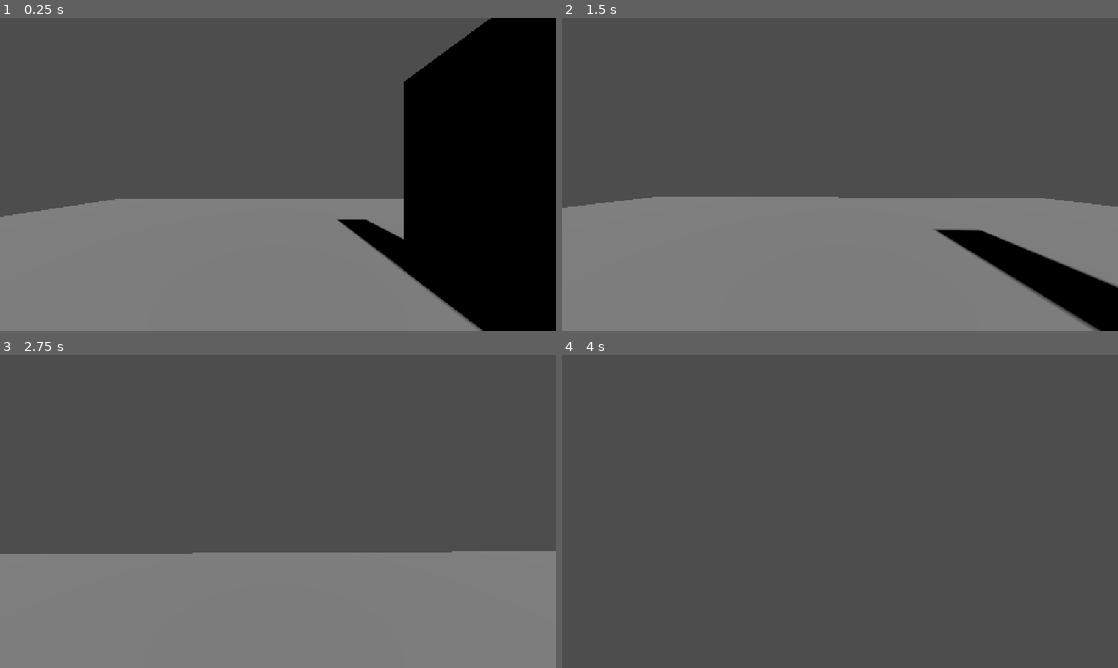
Above: before the commit, frames 1-4 (two rows, left to right).
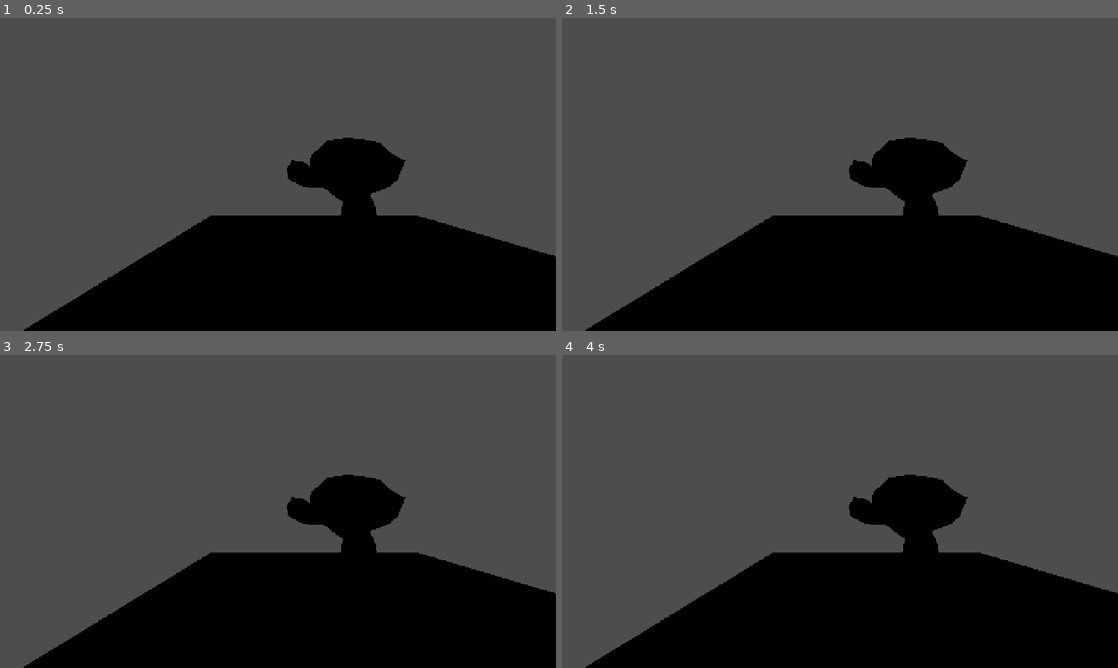
Above: after the commit, the same moments.

Repository: EvanNoelGames/godot-portal
Game: Godot game, scene res://Scenes/depth_scene.tscn
Two runs of this game, one before a commit and one after it. Both use one fixed random seed, a clock stepped at 60 frames per second and the inputs below. Before the commit the project starts from res://Scenes/player_test_scene.tscn.
Inputs (mouse positions are in pixels of both pictures, inside the frame that each line leads up to):
- Up to frame 1 (0.25 s): no input
- Up to frame 2 (1.5 s): tap Enter at 0.5 s; move the mouse to (867, 174) at 0.52 s; hold Ctrl (player_crouch) 0.53-1.28 s; hold W (player_forward) from 0.53 s (still down); tap Space (player_jump) at 0.77 s; move the mouse to (812, 174) at 1.27 s; tap Ctrl (player_crouch) at 1.35 s
- Up to frame 3 (2.75 s): keep holding W (player_forward); tap Space (player_jump) at 1.52 s; move the mouse to (289, 505) at 2.02 s; hold Ctrl (player_crouch) from 2.03 s (still down)
- Up to frame 4 (4 s): keep holding W (player_forward); tap Space (player_jump) at 2.75, 3.02, 3.77 s; move the mouse to (834, 517) at 2.77 s; release Ctrl (player_crouch) at 2.78 s; tap Ctrl (player_crouch) at 2.85 s; move the mouse to (878, 514) at 3.52 s; hold Ctrl (player_crouch) from 3.53 s (still down)

The runs differ from the first frame. In frame 1, 51% of the frame differs, in the area x 0-100%, y 0-100%; in frame 2, 42%; in frame 3, 40%; in frame 4, 31%.

Commit message:
Added a Scene to work in

Diff:
--- /dev/null
+++ b/portals/Scenes/depth_scene.tscn
@@ -0,0 +1,40 @@
+[gd_scene format=3 uid="uid://dsnu5kv5rsw18"]
+
+[ext_resource type="ArrayMesh" uid="uid://c5md4al0hkrxl" path="res://Models/suzanne.obj" id="1_n5qv0"]
+[ext_resource type="Shader" uid="uid://cst7hhfe6t8c" path="res://Shaders/DepthShader.gdshader" id="2_3uynv"]
+
+[sub_resource type="PlaneMesh" id="PlaneMesh_3uynv"]
+
+[sub_resource type="WorldBoundaryShape3D" id="WorldBoundaryShape3D_xfafo"]
+
+[sub_resource type="QuadMesh" id="QuadMesh_xfafo"]
+flip_faces = true
+size = Vector2(2, 2)
+
+[sub_resource type="ShaderMaterial" id="ShaderMaterial_18b1m"]
+render_priority = 0
+shader = ExtResource("2_3uynv")
+
+[node name="DepthScene" type="Node3D" unique_id=553511288]
+
+[node name="StaticBody3D" type="StaticBody3D" parent="." unique_id=519461145]
+
+[node name="MeshInstance3D" type="MeshInstance3D" parent="StaticBody3D" unique_id=1842265218]
+transform = Transform3D(10.022142, 0, 0, 0, 10.022142, 0, 0, 0, 10.022142, 0, 0, 0)
+mesh = SubResource("PlaneMesh_3uynv")
+
+[node name="CollisionShape3D" type="CollisionShape3D" parent="StaticBody3D" unique_id=1893517784]
+shape = SubResource("WorldBoundaryShape3D_xfafo")
+
+[node name="MeshInstance3D" type="MeshInstance3D" parent="." unique_id=640151983]
+transform = Transform3D(2.2489204, 0, -0.0771198, 0, 2.250243, 0, 0.0771198, 0, 2.2489204, 0, 3.6195211, 0)
+mesh = ExtResource("1_n5qv0")
+
+[node name="Camera3D" type="Camera3D" parent="." unique_id=1557639291]
+transform = Transform3D(1, 0, 0, 0, 1, 0, 0, 0, 1, -3.5012922, 3.9944844, 10.042215)
+
+[node name="MeshInstance3D" type="MeshInstance3D" parent="Camera3D" unique_id=74004750]
+transform = Transform3D(1, 0, 0, 0, 1, 0, 0, 0, 1, 0, 0, -0.49093342)
+extra_cull_margin = 16384.0
+mesh = SubResource("QuadMesh_xfafo")
+surface_material_override/0 = SubResource("ShaderMaterial_18b1m")
--- /dev/null
+++ b/portals/Shaders/DepthShader.gdshader
@@ -0,0 +1,14 @@
+shader_type spatial;
+
+void vertex() {
+	// Called for every vertex the material is visible on.
+}
+
+void fragment() {
+	// Called for every pixel the material is visible on.
+}
+
+//void light() {
+//	// Called for every pixel for every light affecting the material.
+//	// Uncomment to replace the default light processing function with this one.
+//}
--- a/portals/project.godot
+++ b/portals/project.godot
@@ -11,7 +11,7 @@
 [application]
 
 config/name="portals"
-run/main_scene="uid://cq33bbyxdirfp"
+run/main_scene="uid://dsnu5kv5rsw18"
 config/features=PackedStringArray("4.6", "Forward Plus")
 config/icon="res://icon.svg"
 
Not shown, added: portals/Shaders/DepthShader.gdshader.uid
